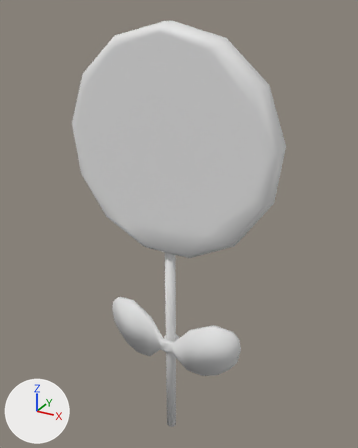
The FBX model Assets/Models/PlayGround/Lolipop_2.fbx as it was, and as the next commit left it.
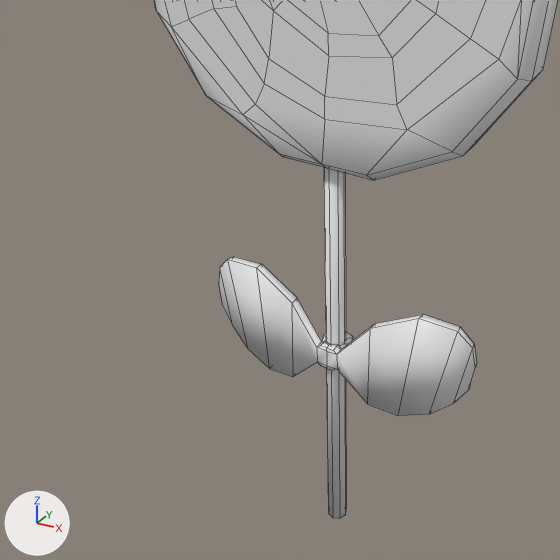
Old and new are each drawn whole from a camera (50 mm lens) standing at (-3.686, 1.178, 0.997) and looking at (-4.169, 2.056, 0.558) and again close up on the part from 1% to 79% of the width and 38% to 100% of the height. Arrows for +X, +Y and +Z are at lower left; the lights stay in place. The last two pictures show the newer version. The close-ups show mesh edges as thin lines. Where no turn or scale is listed for an object, it has been applied to the vertices.

Objects in the first close-up: 'Lolipop_2'.
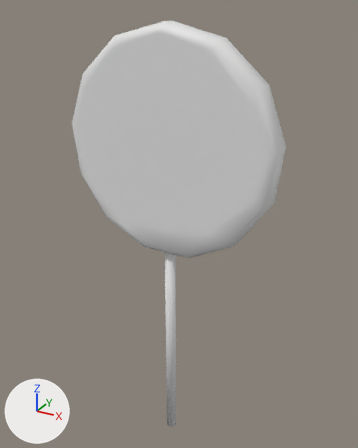
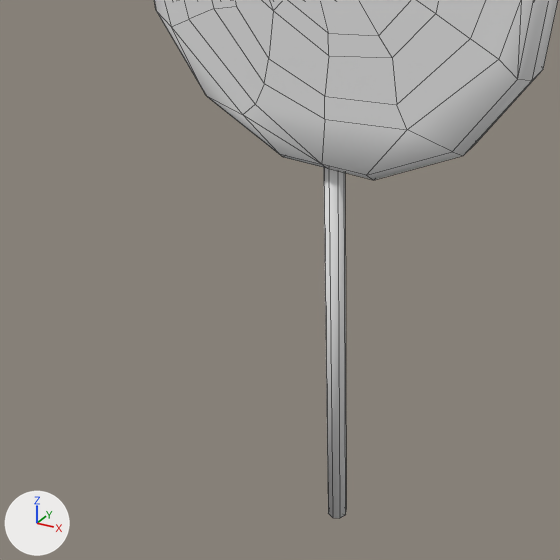
The newer file is also turned or shifted as a whole; pictures and numbers use the older file's frame.

Changed parts and their boxes (x1, y1, x2, y2) in the close-ups (560 x 560 px):
part 1 of me_lolipop_2, deleted
    before: (219, 257, 477, 416)

What the commit changed:
me_lolipop_2 is used by ob_lolipop_2; location (-4.172, 2.02, 0.085).
me_lolipop_2 had 314 vertices, 322 faces and spanned x -0.233..0.233, y -0.027..0.027, z -0.079..0.887.
me_lolipop_2 now has 230 vertices, 240 faces and spans x -0.233..0.233, y -0.027..0.027, z -0.079..0.887.
me_lolipop_2 part 1: the loose piece of 84 vertices spanning x -0.173..0.173, y -0.022..0.023, z 0.121..0.258 is deleted.
